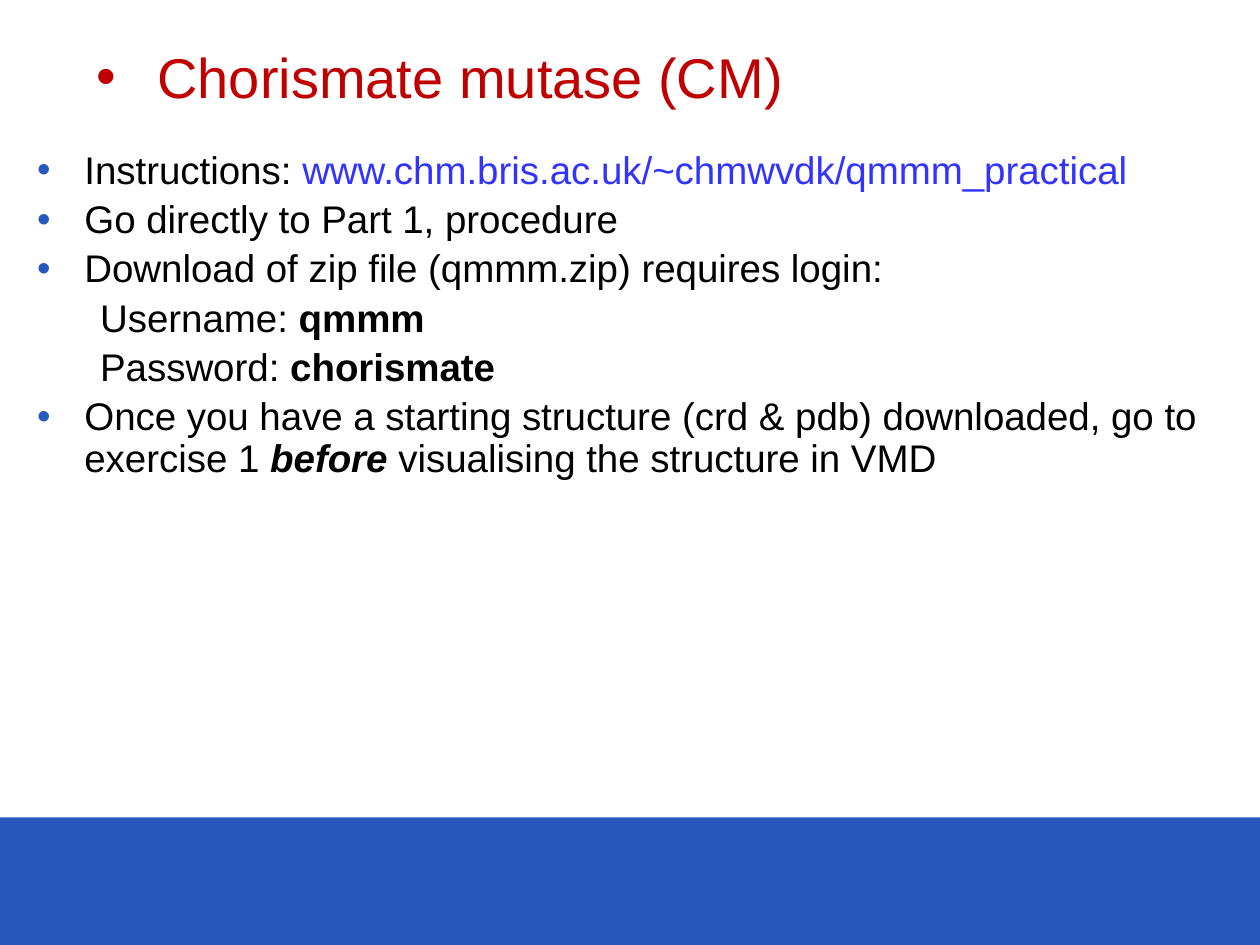
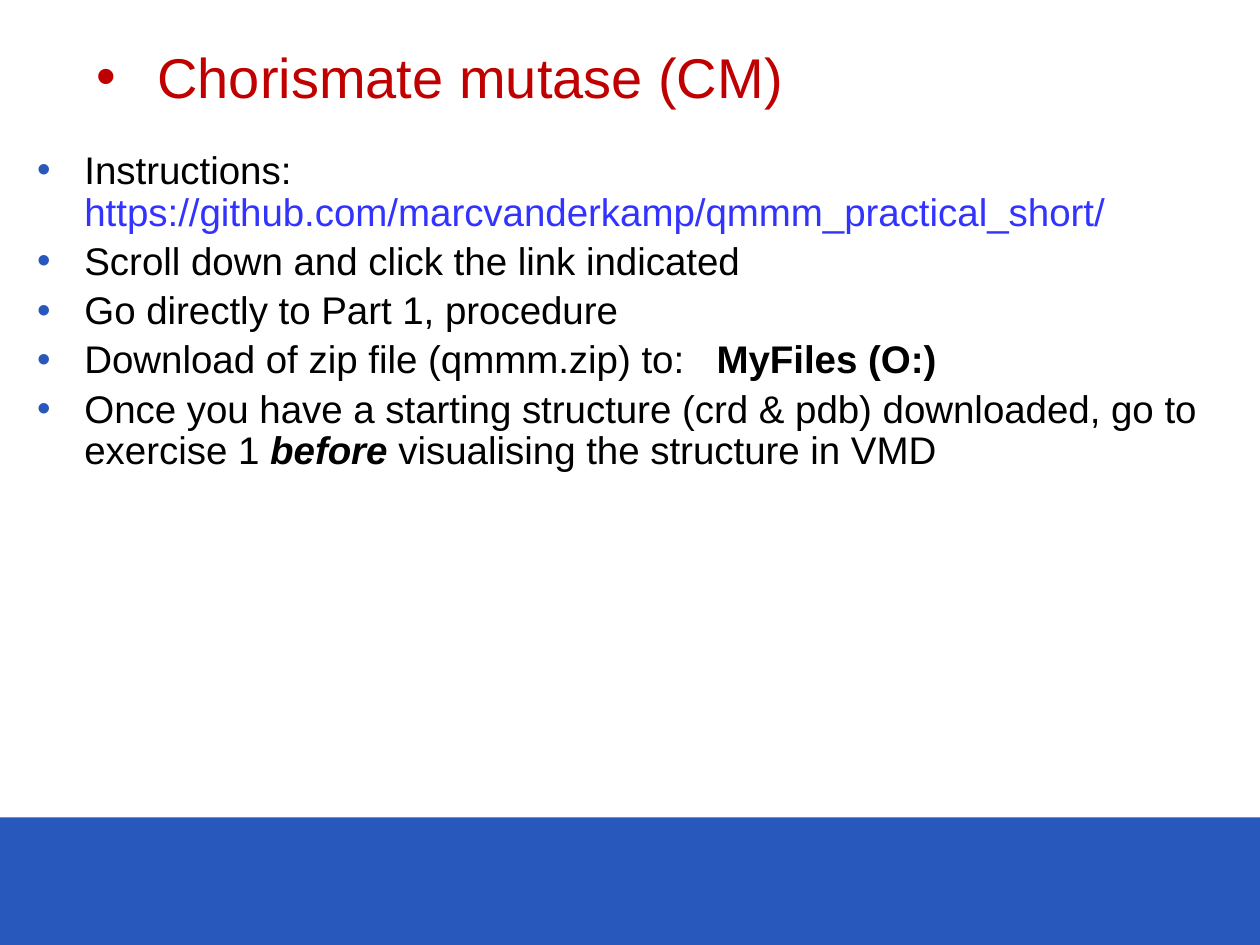
Before and after one commit to marcvanderkamp/qmmm_practical_short, a slide deck: slide 11 of qmmm1.pptx. Drawn at 1260x945 pixels with LibreOffice and Linux fonts; fonts in the diff are those of the drawing; background and template pictures are left out. Boxes give left, top, right and bottom in pixels: in the first picture for what was removed or moved away, otherwise in the second. Text is boxed around its words. In the diff, an @@ line names an element or a change of style, - is before the commit and + after.

Commit message:
Corrected Part2 html and link in pptx

```diff
--- a/qmmm1.pptx
+++ b/qmmm1.pptx
@@ text at (x1=84, y1=156, x2=1104, y2=276): text changed @@
-• Instructions: www.chm.bris.ac.uk/~chmwvdk/qmmm_practical
+• Instructions: https://github.com/marcvanderkamp/qmmm_practical_short/
+• Scroll down and click the link indicated
@@ text at (x1=84, y1=345, x2=936, y2=381): text changed @@
-• Download of zip file (qmmm.zip) requires login:
-  Username: qmmm
-  Password: chorismate
+• Download of zip file (qmmm.zip) to: MyFiles (O:)
```
Also in this commit, not shown: 2 other slides changed, 24 other files.
